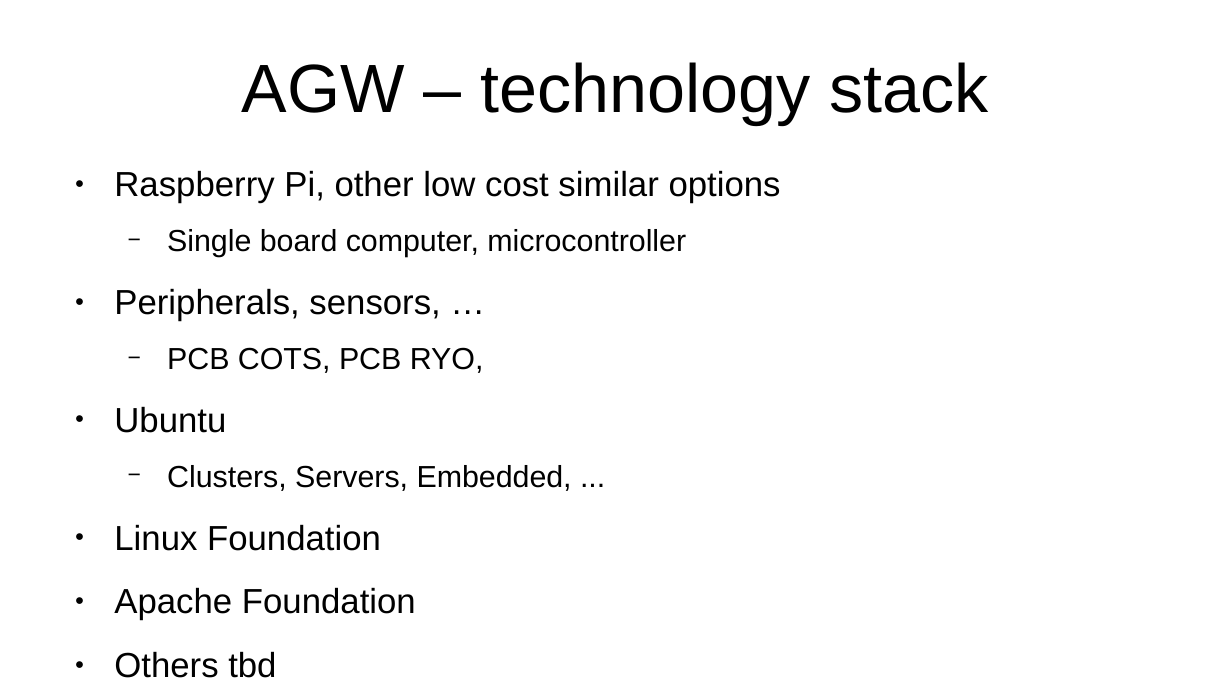
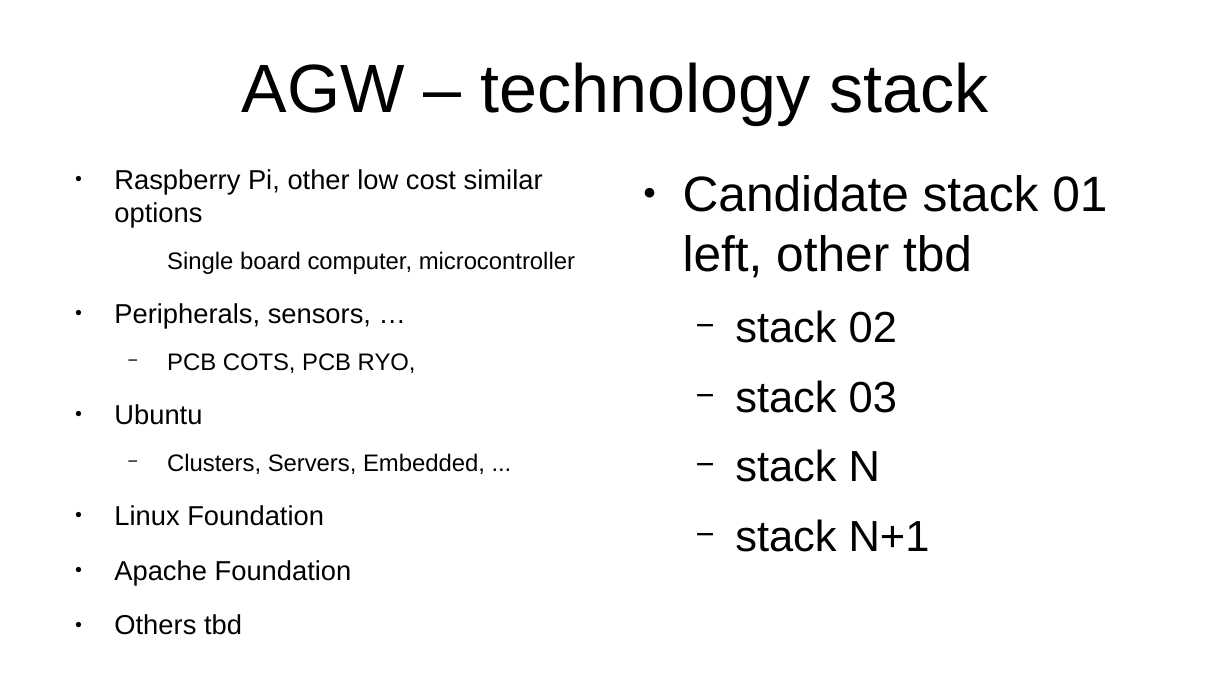
Before and after one commit to YorkEarwaker/Climate-Model, a slide deck: slide 12 of ppm/anthropogenic-global-warming-context.odp (slide 10 before the commit). Drawn at 1232x693 pixels with LibreOffice and Linux fonts; fonts in the diff are those of the drawing. Boxes give left, top, right and bottom in pixels: in the first picture for what was removed or moved away, otherwise in the second. Text is boxed around its words. In the diff, an @@ line names an element or a change of style, - is before the commit and + after.

Commit message:
update
a couple of new slides, some changes to others

```diff
--- a/ppm/anthropogenic-global-warming-context.odp
+++ b/ppm/anthropogenic-global-warming-context.odp
@@ text "Raspberry Pi, other low cost ..." at bbox=[114, 169, 575, 635]: size 22.4 to 17.6 pt in "Raspberry Pi, other low cost similar options", "Peripherals, sensors, …", "Ubuntu", "Linux Foundation" and 2 more places; size 19.6 to 15.4 pt in "Single board computer, microcontroller", "PCB COTS, PCB RYO,", "Clusters, Servers, Embedded, ..."; bullet − to none @@
@@ text added at bbox=[683, 175, 1107, 552], 32 pt, text #000000 @@
+● Candidate stack 01 left, other tbd
+  − stack 02
+  − stack 03
+  − stack N
+  − stack N+1
```
Also in this commit, not shown: 1 other slide changed, 2 slides added.
